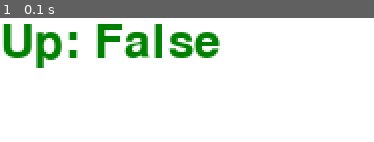
Above: before the commit, frame 1.
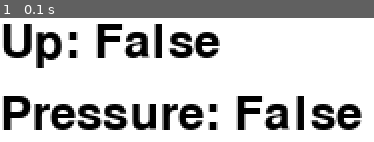
Above: after the commit, the same moment.

Repository: RIT-MDRC/Catbot
Game: pygame game, started from src/raspi/main.py
Two runs of this game, one before a commit and one after it. Both use one fixed random seed, a clock stepped at 60 frames per second and the inputs below.
Inputs:
- Up to frame 1 (0.1 s): no input

The runs differ from the first frame. In frame 1, 21% of the frame differs, in the area x 0-97%, y 4-91%.

Commit message:
feat: complete pygame window with statuses

Diff:
--- a/src/raspi/main.py
+++ b/src/raspi/main.py
@@ -1,52 +1,73 @@
-import curses
-from curses import wrapper
 from control.muscle.muscle_controller import contract, relax
-from util import *
+from utils.interval import clear_intervals
+from utils.util import *
 from io_controller.pneumatics.pressure import on_pressure_active, on_pressure_deactive
 import pygame
+
+WHITE = (255, 255, 255)
+BLACK = (0, 0, 0)
+global sysFont
+global screen
+global clock
 
 
 def setup():
     data = get_pinconfig()
     set_pin(data)
     pygame.init()
+    sysFont = pygame.font.SysFont("Ariel", 36)
+    screen = pygame.display.set_mode((640, 480))
+    clock = pygame.time.Clock()
+    return sysFont, screen, clock
 
 
 def main():
-    # on_pressure_active("left_pressure", lambda: updatePressureStatus(counter_win, True))
-    # on_pressure_deactive(
-    #     "left_pressure", lambda: updatePressureStatus(counter_win, False)
-    # )
-    screen = pygame.display.set_mode((640, 480))
-    screen.fill((255, 255, 255))
-    sysFont = pygame.font.SysFont("Ariel", 36)
-    pygame.time.set_timer(pygame.USEREVENT + 1, 1000 // 30)
+    screen.fill(WHITE)
 
-    def renderText(text: str, location: (int, int)):
-        surface = sysFont.render(text, True, (0, 128, 0))
-        screen.blit(surface, location)
+    render_pressure_status(False)
+    render_up_status(False)
+    pygame.display.update()
 
-    renderText("Up: False", (0, 0))
+    on_pressure_active(
+        "left_pressure",
+        lambda: render_pressure_status(True),
+    )
+    on_pressure_deactive(
+        "left_pressure",
+        lambda: render_pressure_status(False),
+    )
     exit = False
     while not exit:
         for event in pygame.event.get():
             if event.type == pygame.KEYDOWN:
                 if event.key == pygame.K_q:
                     exit = True
-                elif event.key == pygame.K_w:
-                    screen.fill((255, 255, 255))
+                elif event.key == pygame.K_w or event.key == pygame.K_UP:
                     contract("left_muscle")
-                    renderText("Up: True", (0, 0))
+                    render_up_status(True)
             elif event.type == pygame.KEYUP:
-                if event.key == pygame.K_w:
-                    screen.fill((255, 255, 255))
+                if event.key == pygame.K_w or event.key == pygame.K_UP:
                     relax("left_muscle")
-                    renderText("Up: False", (0, 0))
+                    render_up_status(False)
             elif event.type == pygame.QUIT:
                 exit = True
         pygame.display.update()
+        clock.tick(60)
     pygame.quit()
+    clear_intervals()
 
 
-setup()
+def render_up_status(status: bool):
+    screen.fill(WHITE, (0, 0, 640, 36))
+    surface = sysFont.render(f"Up: {status}", True, BLACK)
+    return screen.blit(surface, (0, 0))
+
+
+def render_pressure_status(status: bool):
+    screen.fill(WHITE, (0, 36, 640, 36))
+    surface = sysFont.render(f"Pressure: {status}", True, BLACK)
+    return screen.blit(surface, (0, 36))
+
+
+sysFont, screen, clock = setup()
 main()
--- /dev/null
+++ b/src/raspi/utils/deviceMock.py
@@ -0,0 +1,45 @@
+from unittest.mock import MagicMock
+from gpiozero import InputDevice, OutputDevice
+
+
+class FakeOutputDevice(MagicMock):
+    def __init__(self, pin: int):
+        super().__init__(OutputDevice)
+        self.pin = pin
+        self.value = 0
+
+    def on(self):
+        self.value = 1
+
+    def off(self):
+        self.value = 0
+
+    def toggle(self):
+        self.value = 1 - self.value
+
+    def is_active(self):
+        return self.value == 1
+
+
+class FakeInputDevice(MagicMock):
+    pin = 0
+    when_activated = None
+    when_deactivated = None
+
+    def __init__(self, pin: int):
+        super().__init__(InputDevice)
+        self.pin = pin
+        self.value = 0
+
+    def is_active(self):
+        return self.value == 1
+
+    def toggle(self):
+        self.value = 1 - self.value
+        print(f"(Dev) toggling input device value to {self.value}")
+        if self.value == 1 and self.when_activated is not None:
+            print("(Dev) calling when_activated")
+            self.when_activated()
+        elif self.value == 0 and self.when_deactivated is not None:
+            print("(Dev) calling when_deactivated")
+            self.when_deactivated()
--- /dev/null
+++ b/src/raspi/utils/interval.py
@@ -0,0 +1,20 @@
+import threading
+
+intervals = []
+
+
+def set_interval(func, sec):
+    def func_wrapper():
+        set_interval(func, sec)
+        func()
+
+    t = threading.Timer(sec, func_wrapper)
+    t.start()
+    intervals.append(t)
+    return t
+
+
+def clear_intervals():
+    for interval in intervals:
+        interval.cancel()
+    intervals.clear()
--- a/src/raspi/util.py
+++ b/src/raspi/utils/util.py
@@ -5,6 +5,8 @@
 from dotenv import dotenv_values
 from io_controller.pneumatics.valve import add_valve_pin
 from io_controller.pneumatics.pressure import add_pressure_pin
+from utils.deviceMock import FakeInputDevice, FakeOutputDevice
+from utils.interval import set_interval
 
 
 def is_dev() -> bool:
@@ -27,7 +29,9 @@
     :return: the device object
     """
     if is_dev():
-        obj = Mock(InputDevice)
+        print("dev environment detected")
+        print("mocking input device")
+        obj = FakeInputDevice(pin)
         if onDev is not None:
             onDev(obj)
     else:
@@ -35,7 +39,7 @@
     return obj
 
 
-create_pressure_device = create_input_device
+create_pressure_device = lambda pin: create_input_device(pin, on_test_pressure_reading)
 """Create a new pressure device (alias for create_input_device)"""
 
 
@@ -47,7 +51,9 @@
     :return: the device class
     """
     if is_dev():
-        obj = Mock(OutputDevice)
+        print("dev environment detected")
+        print("mocking output device")
+        obj = FakeOutputDevice(pin)
         if onDev is not None:
             onDev(obj)
     else:
@@ -77,7 +83,7 @@
         return json.load(file)
 
 
-def set_pin(config_data: dict) -> dict:
+def set_pin(config_data: dict, onDev: callable = None) -> dict:
     """
     Set the pin configuration.
 
@@ -106,3 +112,13 @@
         else:
             raise ValueError(f"Invalid key {key}")
     return ret
+
+
+def on_test_pressure_reading(id):
+    if isinstance(id, InputDevice):
+
+        def func():
+            id.toggle()
+
+        interval = set_interval(func, 5)
+        return interval
Empty file added: src/raspi/utils/__init__.py
